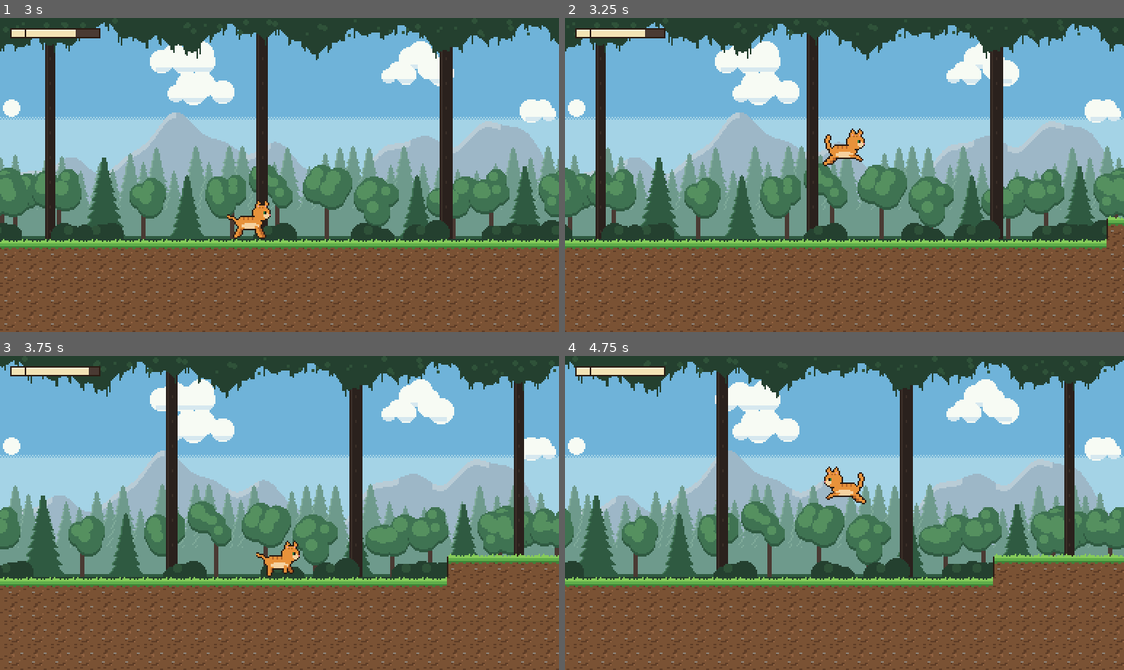
Above: before the commit, frames 1-4 (two rows, left to right).
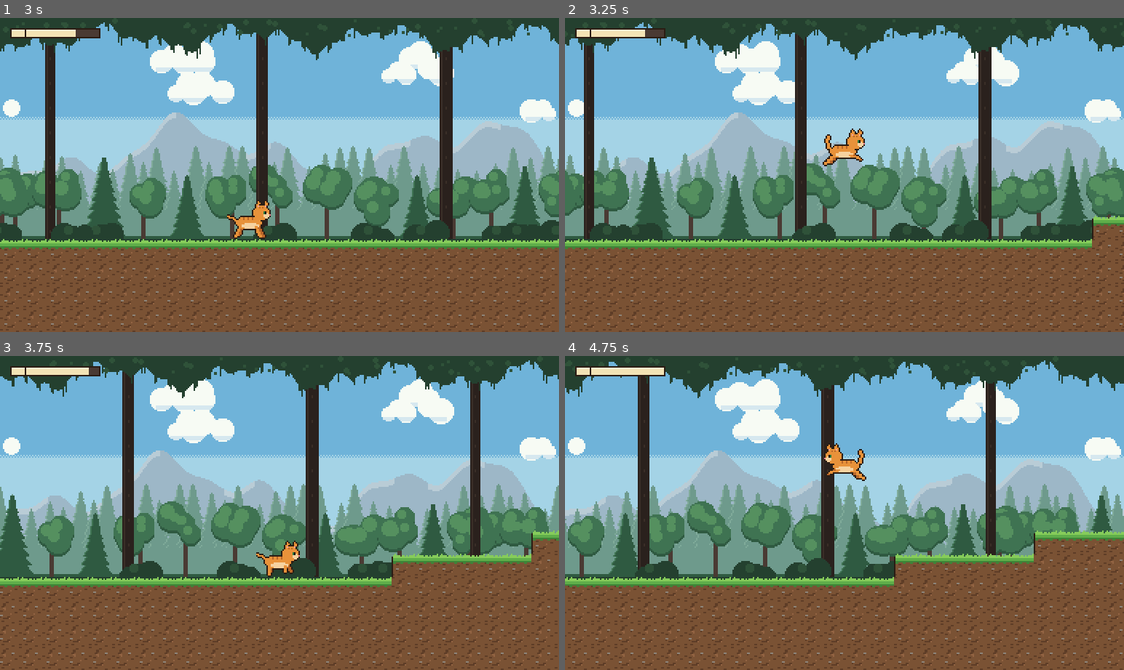
Above: after the commit, the same moments.

Repository: baltamiranocarrasco-ux/chronicles-of-the-kitten
Game: Godot game, scene res://scenes/test_level.tscn
Two runs of this game, one before a commit and one after it. Both use one fixed random seed, a clock stepped at 60 frames per second and the inputs below.
Inputs:
- Up to frame 1 (3 s): tap Enter at 0.5 s; hold D (move_right) 0.53-2.03 s; tap E (interact) at 0.6 s; tap Space (jump) at 0.77, 1.07, 1.52, 1.82 s; tap Q (slow_time) at 0.8, 1.35 s; tap R (stop_time) at 1.55, 2.1 s; hold A (move_left) 2.03-2.78 s; tap Ctrl (slide, bound only after the commit) at 2.3, 2.85 s; hold D (move_right) from 2.78 s (still down)
- Up to frame 2 (3.25 s): keep holding D (move_right); tap Space (jump) at 3.02 s; tap Shift (sprint, bound only after the commit) at 3.05 s
- Up to frame 3 (3.75 s): keep holding D (move_right); tap Space (jump) at 3.32 s; hold Shift (sprint, bound only after the commit) from 3.53 s (still down)
- Up to frame 4 (4.75 s): tap Space (jump) at 3.77, 3.8, 4.07, 4.35, 4.52 s; release D (move_right) at 4.28 s; release Shift (sprint, bound only after the commit) at 4.28 s; hold A (move_left) from 4.28 s (still down); tap E (interact) at 4.55 s

Frame 1 is identical in both runs. In frame 2, 28% of the frame differs, in the area x 0-100%, y 1-100%; in frame 3, 34%; in frame 4, 37%.

Commit message:
Add sprint (Shift) and slide (Ctrl while sprinting)
- movment.gd: Shift sprints at 185 px/s (run animation plays faster);
  Ctrl while sprinting on the floor slides at 215 px/s, braking back to
  sprint speed in ~0.33 s, 0.35 s cooldown, no steering while sliding;
  jumping out of a slide keeps its momentum in the air
- slide animation reuses the existing crouch frames (no new assets);
  generate_cat_sprites.py now adds animations missing from player.tscn
- Hitbox unchanged while sliding so crushers still require Q or R
  (swept: 0/40 walking, sprinting or sliding; 35/40 with Q)

Co-Authored-By: Claude Opus 5.5 <noreply@anthropic.com>
Claude-Session: https://claude.ai/code/session_01972UaWTLzmshJ9tyJgi3SZ

Diff:
--- a/movment.gd
+++ b/movment.gd
@@ -1,6 +1,10 @@
 extends CharacterBody2D
 
 const SPEED = 130.0
+const SPRINT_SPEED = 185.0 # con Shift
+const SLIDE_SPEED = 215.0 # velocidad al empezar a deslizarse (Ctrl mientras corre)
+const SLIDE_FRICTION = 250.0 # frenado del deslizamiento, px/s²
+const SLIDE_COOLDOWN = 0.35
 const JUMP_VELOCITY = -320.0 # ~52 px de altura con la gravedad por defecto (980)
 const FALL_LIMIT = 40.0 # si cae más abajo (fosos), reaparece
 const SLEEP_AFTER = 8.0 # segundos quieto antes de dar vueltas y acostarse
@@ -14,6 +18,8 @@
 
 var state := State.NORMAL
 var idle_time := 0.0
+var sliding := false
+var slide_cooldown := 0.0
 
 @onready var animationplayer = $AnimationPlayer
 @onready var sprite2D = $Sprite2D
@@ -39,11 +45,22 @@
 		direction = 0.0
 		jump_pressed = false
 
+	var sprinting := Input.is_action_pressed("sprint") and direction != 0.0
+	_update_slide(delta * time_boost, direction, sprinting)
+
 	if jump_pressed and is_on_floor():
 		velocity.y = JUMP_VELOCITY
+		sliding = false # el salto conserva la velocidad del deslizamiento en el aire
 
-	if direction:
-		velocity.x = direction * SPEED
+	if sliding:
+		pass # la velocidad la maneja _update_slide
+	elif direction:
+		var target := SPRINT_SPEED if sprinting else SPEED
+		# En el aire no se pierde el impulso de un deslizamiento o una carrera
+		var airborne := not is_on_floor() or velocity.y < 0.0 # incluye el cuadro del salto
+		if airborne and signf(velocity.x) == signf(direction):
+			target = maxf(target, absf(velocity.x))
+		velocity.x = direction * target
 	else:
 		velocity.x = move_toward(velocity.x, 0, SPEED)
 
@@ -53,7 +70,7 @@
 	move_and_slide()
 	velocity /= time_boost
 	if state == State.NORMAL:
-		animations(direction)
+		animations(direction, sprinting)
 
 	if global_position.y > FALL_LIMIT:
 		respawn()
@@ -66,7 +83,26 @@
 func respawn() -> void:
 	global_position = spawn_position
 	velocity = Vector2.ZERO
+	sliding = false
 	_set_state(State.NORMAL)
+
+# Ctrl mientras corre (Shift) en el suelo: se desliza en la dirección en que
+# mira, frenando hasta la velocidad de carrera. No se puede girar mientras dura.
+func _update_slide(real_delta: float, direction: float, sprinting: bool) -> void:
+	slide_cooldown = maxf(slide_cooldown - real_delta, 0.0)
+	if sliding:
+		var facing := -1.0 if sprite2D.flip_h else 1.0
+		var speed := absf(velocity.x) - SLIDE_FRICTION * real_delta
+		if not is_on_floor() or speed <= SPEED or state != State.NORMAL:
+			sliding = false
+			slide_cooldown = SLIDE_COOLDOWN
+		else:
+			velocity.x = facing * speed
+		return
+	if (state == State.NORMAL and sprinting and is_on_floor() and slide_cooldown <= 0.0
+			and Input.is_action_just_pressed("slide")):
+		sliding = true
+		velocity.x = signf(direction) * SLIDE_SPEED
 
 # Tras SLEEP_AFTER segundos quieto da vueltas y se duerme. Si lo intentan
 # mover mientras se acuesta o duerme, se enoja antes de volver a obedecer.
@@ -88,7 +124,7 @@
 				_set_state(State.ANGRY)
 
 func _any_action_pressed() -> bool:
-	for action in ["slow_time", "stop_time", "interact", "move_up", "move_down"]:
+	for action in ["slow_time", "stop_time", "interact", "move_up", "move_down", "sprint", "slide"]:
 		if Input.is_action_just_pressed(action):
 			return true
 	return false
@@ -110,12 +146,15 @@
 	elif anim_name == &"angry" and state == State.ANGRY:
 		_set_state(State.NORMAL)
 
-func animations(direction):
-	if is_on_floor():
+func animations(direction, sprinting := false):
+	if sliding:
+		animationplayer.play("slide")
+	elif is_on_floor():
 		if direction == 0:
 			animationplayer.play("idle")
 		else:
-			animationplayer.play("run")
+			# Al correr con Shift las patas se mueven más rápido
+			animationplayer.play("run", -1, SPRINT_SPEED / SPEED if sprinting else 1.0)
 	else:
 		if velocity.y < 0:
 			animationplayer.play("jump")
--- a/project.godot
+++ b/project.godot
@@ -72,6 +72,18 @@
 ]
 }
 
+sprint={
+"deadzone": 0.2,
+"events": [Object(InputEventKey,"resource_local_to_scene":false,"resource_name":"","device":-1,"window_id":0,"alt_pressed":false,"shift_pressed":false,"ctrl_pressed":false,"meta_pressed":false,"pressed":false,"keycode":0,"physical_keycode":4194325,"key_label":0,"unicode":0,"location":0,"echo":false,"script":null)
+]
+}
+
+slide={
+"deadzone": 0.2,
+"events": [Object(InputEventKey,"resource_local_to_scene":false,"resource_name":"","device":-1,"window_id":0,"alt_pressed":false,"shift_pressed":false,"ctrl_pressed":false,"meta_pressed":false,"pressed":false,"keycode":0,"physical_keycode":4194326,"key_label":0,"unicode":0,"location":0,"echo":false,"script":null)
+]
+}
+
 [physics]
 
 3d/physics_engine="Jolt Physics"
--- a/scenes/player.tscn
+++ b/scenes/player.tscn
@@ -135,8 +135,27 @@
 "values": [48, 49, 50, 51, 52, 53, 52, 53, 51, 54, 55]
 }
 
+[sub_resource type="Animation" id="Animation_slide"]
+resource_name = "slide"
+length = 0.55
+loop_mode = 0
+step = 0.01
+tracks/0/type = "value"
+tracks/0/imported = false
+tracks/0/enabled = true
+tracks/0/path = NodePath("Sprite2D:frame")
+tracks/0/interp = 1
+tracks/0/loop_wrap = true
+tracks/0/keys = {
+"times": PackedFloat32Array(0.0, 0.05),
+"transitions": PackedFloat32Array(1, 1),
+"update": 1,
+"values": [33, 34]
+}
+
 [sub_resource type="AnimationLibrary" id="AnimationLibrary_cat"]
 _data = {
+&"slide": SubResource("Animation_slide"),
 &"idle": SubResource("Animation_idle"),
 &"run": SubResource("Animation_run"),
 &"settle": SubResource("Animation_settle"),
Not shown, changed: tools/generate_cat_sprites.py
